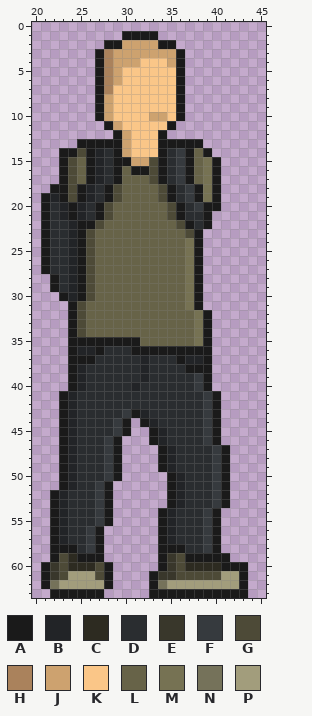
A pixel-art sprite gets an edit: Assets/Sprites/Characters/Player/Player.png. The picture above was drawn from the file before the commit.
The file is 64x64 pixels. Colours within 5 levels of each other are drawn and written as one. Shown: x 20..45, y 0..63.
Palette (. is transparent): A #1a1a1a  B #222427  C #2d2b21  D #2a2d30  E #39372b  F #363a3e  G #4d4a37  H #aa825c  J #cda26f  K #fac688  L #676348  M #767253  N #75725a  P #a29d7c
Now the later version:
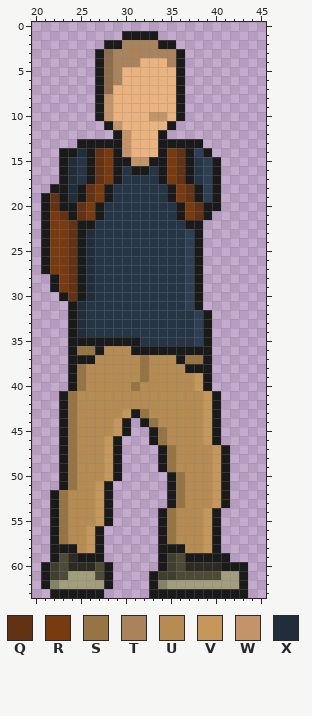
Colours new in this view: Q #633214  R #783b10  S #977444  T #aa825c  U #b78c52  V #c5975a  W #c39469  X #222d3b
Edits made:
Colour E changes from #39372b to #403e2f.
Colour H changes from #aa825c to #8d6c4c.
Colour K changes from #fac688 to #ebb37f.
Colour L changes from #676348 to #253546.
Colour M changes from #767253 to #2c3f54.
Colour N changes from #75725a to #868267.
Colour B gives way to colour A in row 20 at x 23.
Colour D gives way to colour A in row 22 at x 38.
Colour G gives way to colour A in row 15 at x 33.
Colour G gives way to colour L in rows 16 to 17 at x 33; in rows 18 to 19 at x 29 and 34; in rows 20 to 21 at x 28 and 35; in row 22 at x 27 and 36.
Colour G gives way to colour M in row 23 at x 37.
Colour L gives way to colour M in row 14 at x 38.
Colour B gives way to colour Q in rows 14 to 17 at x 27; in row 18 at x 26; in row 19 at x 22 and 26; in row 20 at x 25; in row 21 at x 23 and 25; in rows 22 to 30 at x 24.
Colour D gives way to colour Q in row 20 at x 22; in row 21 at x 38.
Colour F gives way to colour Q in rows 14 to 17 at x 36; in rows 18 to 19 at x 37; in row 20 at x 38.
Colour D gives way to colour R in rows 14 to 17 at x 28 and 35; in rows 18 to 19 at x 27 and 36; in row 20 at x 26 and 37; in row 21 at x 22, 26 and 37; in rows 22 to 27 at x 22 to 23; in rows 28 to 29 at x 23.
Colour B gives way to colour S in row 36 at x 25 to 26; in row 37 at x 32 and 37 to 38; in rows 38 to 39 at x 25 and 32; in row 40 at x 25 and 31; in rows 41 to 42 at x 24; in row 43 at x 24 and 32.
Colour B gives way to colour S in row 44 at x 24 and 33; in rows 45 to 46 at x 24 and 34; in rows 47 to 49 at x 24 and 35; in rows 50 to 51 at x 24 and 36; in rows 52 to 53 at x 23 and 36; in rows 54 to 57 at x 23 and 35.
Colour J gives way to colour T in row 2 at x 30 to 33; in row 3 at x 29 to 35; in row 4 at x 29 to 31 and 35; in rows 5 to 6 at x 29.
Colour D gives way to colour U in row 36 at x 28 to 30; in row 37 at x 27 to 31 and 33 to 35; in row 38 at x 26 to 31 and 33 to 36; in row 39 at x 26 to 31 and 33 to 37; in row 40 at x 26 to 30 and 32 to 37; in rows 41 to 42 at x 25 to 38.
Colour D gives way to colour U in row 43 at x 25 to 29 and 33 to 38; in row 44 at x 25 to 28 and 34 to 38; in row 45 at x 25 to 28 and 35 to 38; in row 46 at x 25 to 27 and 35 to 38; in rows 47 to 49 at x 25 to 27 and 36 to 39; in row 50 at x 25 to 27 and 37 to 39.
Colour D gives way to colour U in row 51 at x 25 to 26 and 37 to 39; in rows 52 to 53 at x 24 to 26 and 37 to 39; in rows 54 to 55 at x 24 to 26 and 36 to 38; in rows 56 to 57 at x 24 to 25 and 36 to 38; in row 58 at x 25 and 37 to 38.
Colour F gives way to colour V in rows 39 to 40 at x 38; in rows 41 to 42 at x 39; in row 43 at x 30 and 39; in rows 44 to 45 at x 29 and 39; in row 46 at x 28 and 39; in rows 47 to 50 at x 28 and 40.
Colour F gives way to colour V in rows 51 to 53 at x 27 and 40; in rows 54 to 55 at x 27 and 39; in rows 56 to 58 at x 26 and 39.
Colour J gives way to colour W in rows 8 to 9 at x 28; in row 10 at x 28 and 33 to 34; in row 11 at x 29; in rows 12 to 14 at x 30; in row 15 at x 31 to 32.
Colour G gives way to colour X in row 14 at x 25; in rows 15 to 19 at x 24; in rows 23 to 30 at x 26; in rows 31 to 34 at x 25.
Colour A is gone in row 22 at x 39.
Pixel boxes of the changes (left, top, right, bottom) in both pictures:
changed: (50, 40, 221, 589)
